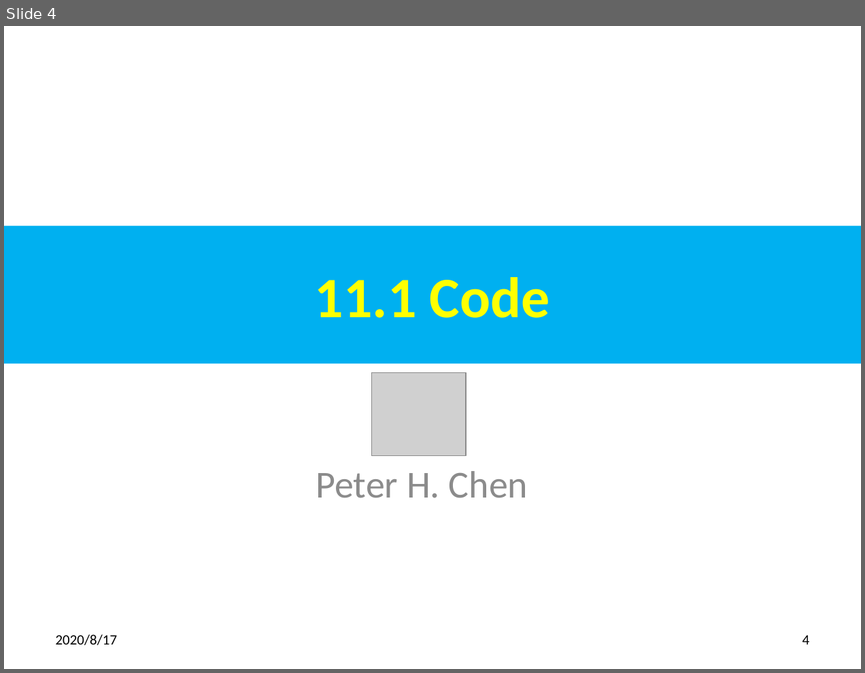
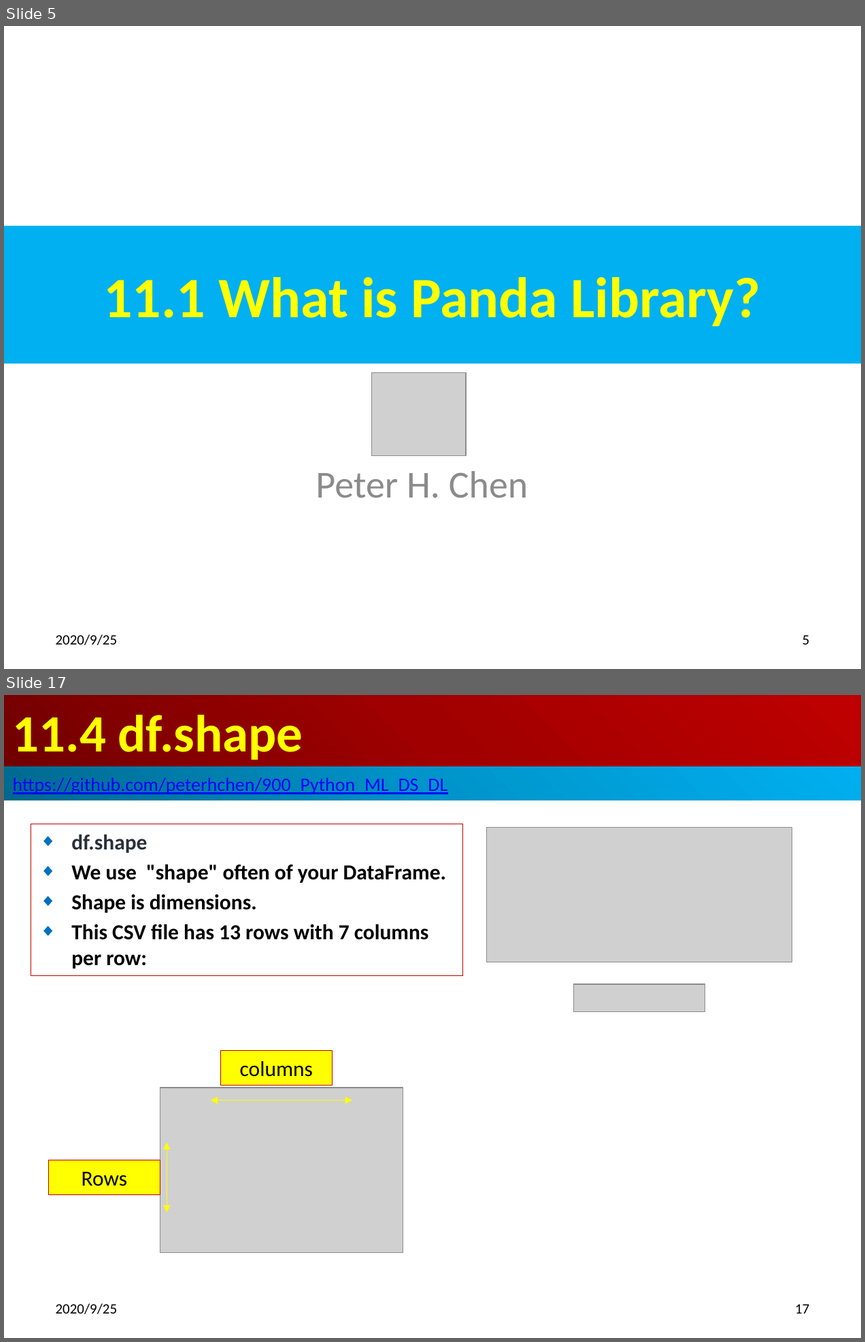
Before and after one commit to peterhchen/900_Python_ML_DS_DL, a slide deck: 011_PandaLibrary.pptx. Shown one above the other, each under a label of ours: slide 4 before the commit, slides 5 and 17 after it; the slides between them are not shown. The pictures are 865x673 and 865x1342 pixels, drawn with LibreOffice and Linux fonts; fonts in the diff are those of the drawing; grey boxes stand for pictures. Boxes give left, top, right and bottom in pixels: in the first picture for what was removed or moved away, otherwise in the second. Text is boxed around its words. In the diff, an @@ line names an element or a change of style, - is before the commit and + after.

```diff
--- a/011_PandaLibrary.pptx
+++ b/011_PandaLibrary.pptx
@@ slide 17 added at (4,695,861,1338), background #FFFFFF @@
@@ title added at (4,695,861,767), fill gradient #720000 to #A20000 to #C00000, 44 pt, text #FFFF00, bold @@
+11.4 df.shape
@@ rectangle added at (4,767,861,800), fill gradient #00688E to #0094CA to #00B0F0, 16 pt, text #0000FF, underline @@
+https://github.com/peterhchen/900_Python_ML_DS_DL
@@ subtitle added at (31,824,462,976), outline #C00000 0.75 pt, 18 pt, text #000000, bold @@
+◆ df.shape
+◆ We use "shape" often of your DataFrame.
+◆ Shape is dimensions.
+◆ This CSV file has 13 rows with 7 columns per row:
@@ picture added at (486,827,791,962) @@
@@ picture added at (574,984,705,1011) @@
@@ rectangle added at (221,1051,332,1085), fill #FFFF00, outline #C00000 0.75 pt, 18 pt, text #000000 @@
+columns
@@ picture added at (160,1087,402,1253) @@
@@ double arrow added from (211, 1100) to (352, 1100), #FFFF00 0.75 pt @@
@@ double arrow added from (167, 1142) to (167, 1212), #FFFF00 0.75 pt @@
@@ rectangle added at (49,1159,160,1193), fill #FFFF00, outline #C00000 0.75 pt, 18 pt, text #000000 @@
+Rows
@@ text added at (56,1303,118,1314), 12 pt, text #000000 @@
+2020/9/25
@@ page number added at (795,1304,809,1313), 12 pt, text #000000 @@
+17
@@ what was slide 4 is now slide 5 @@
@@ slide 5 changed as well @@
@@ title at (103,277,760,327): text changed @@
-11.1 Code
+11.1 What is Panda Library?
@@ text at (56,634,118,645): text changed @@
-2020/8/17
+2020/9/25
@@ page number at (802,635,810,644): text changed @@
-4
+5
```
Also in this commit, not shown: 6 other slides changed, 35 other slides added, 3 slides removed.
